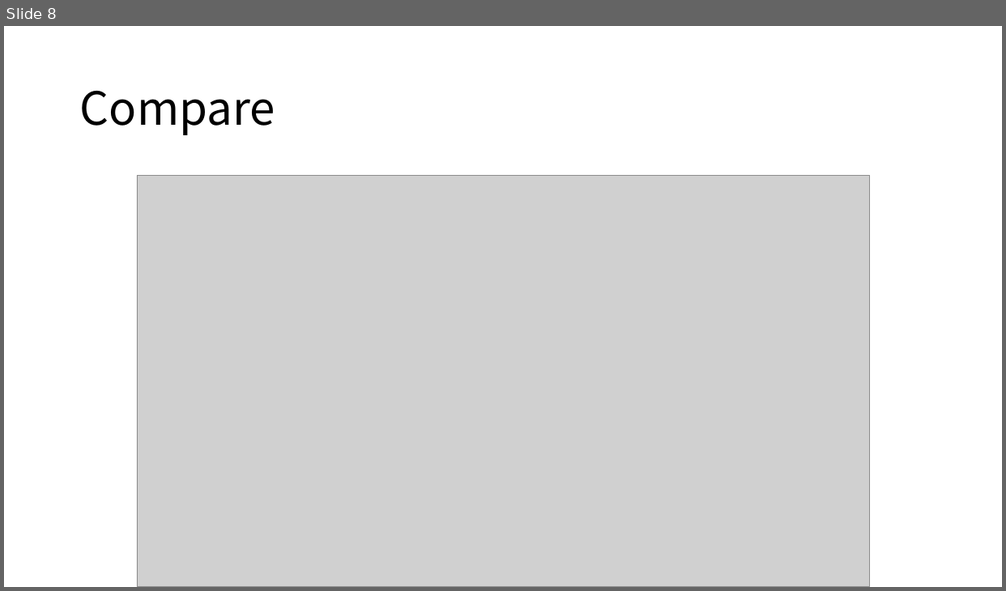
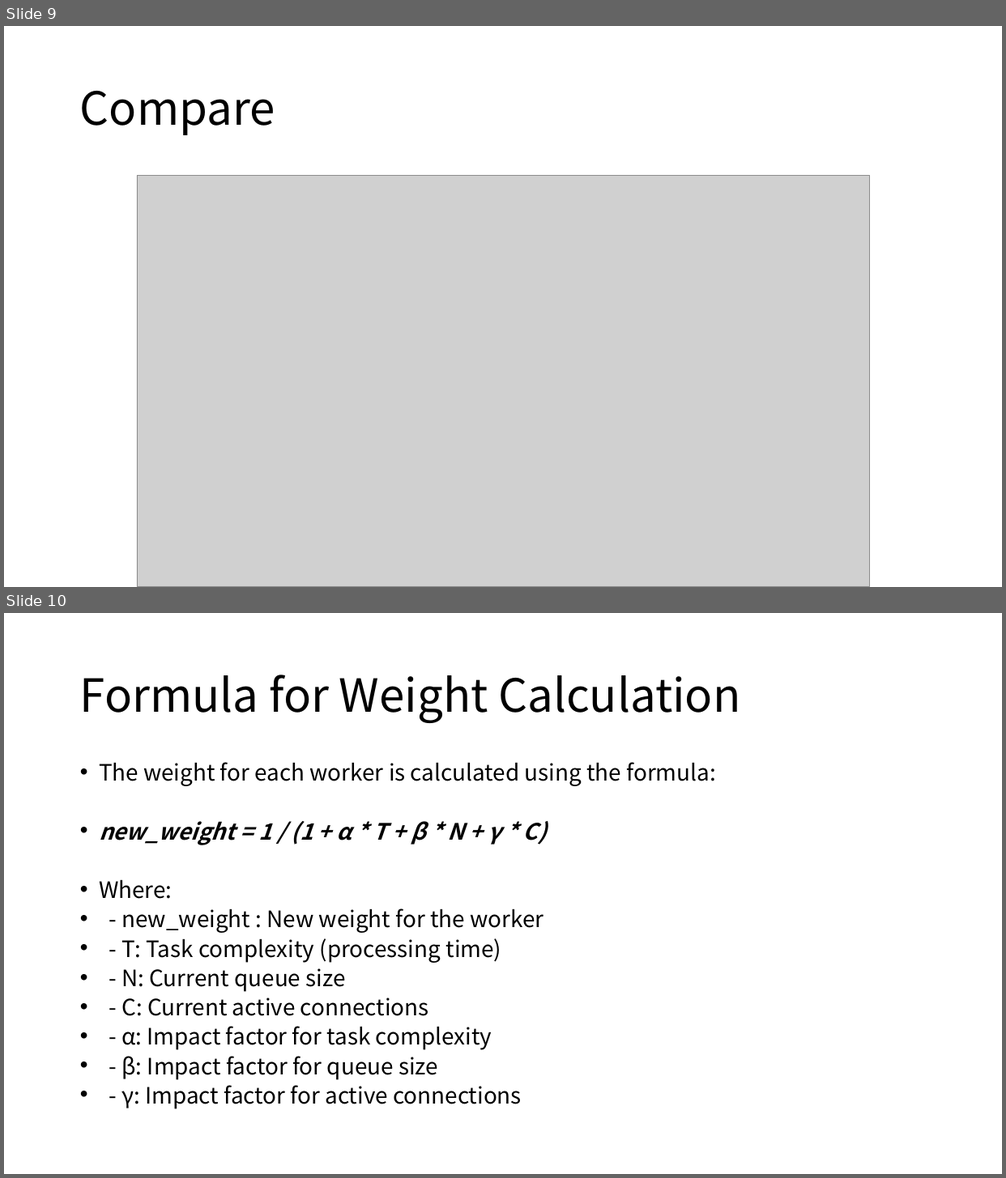
Before and after one commit to Wk-P/Routing-Monitor-Docker-Request, a slide deck: temp/temp.pptx. Shown one above the other, each under a label of ours: slide 8 before the commit, slides 9 and 10 after it. The pictures are 1006x591 and 1006x1178 pixels, drawn with LibreOffice and Linux fonts; fonts in the diff are those of the drawing; grey boxes stand for pictures. Boxes give left, top, right and bottom in pixels: in the first picture for what was removed or moved away, otherwise in the second. Text is boxed around its words. In the diff, an @@ line names an element or a change of style, - is before the commit and + after.

```diff
--- a/temp/temp.pptx
+++ b/temp/temp.pptx
@@ slide 10 added at <box>4,613,1002,1174</box>, background #FFFFFF @@
@@ title added at <box>80,675,740,723</box>, 44 pt, text #000000 @@
+Formula for Weight Calculation
@@ text added at <box>99,762,716,1110</box>, 21.7 pt, text #000000 @@
+• The weight for each worker is calculated using the formula:
+• new_weight = 1 / (1 + α * T + β * N + γ * C)
+• Where:
+• - new_weight : New weight for the worker
+• - T: Task complexity (processing time)
+• - N: Current queue size
+• - C: Current active connections
+• - α: Impact factor for task complexity
+• - β: Impact factor for queue size
+• - γ: Impact factor for active connections
@@ what was slide 8 is now slide 9 @@
```
Also in this commit, not shown: 1 slide changed, 5 other slides added, 1 slide removed.
